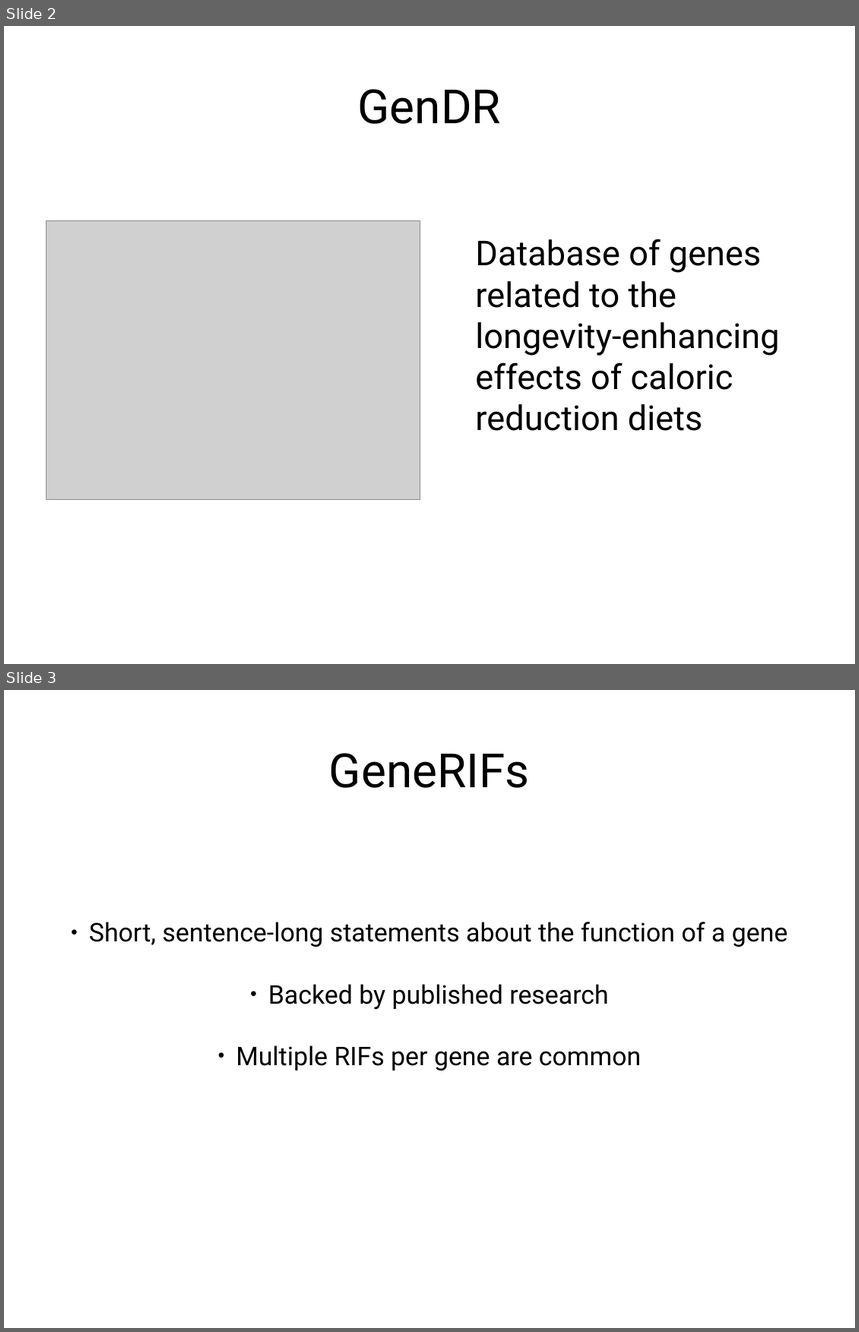
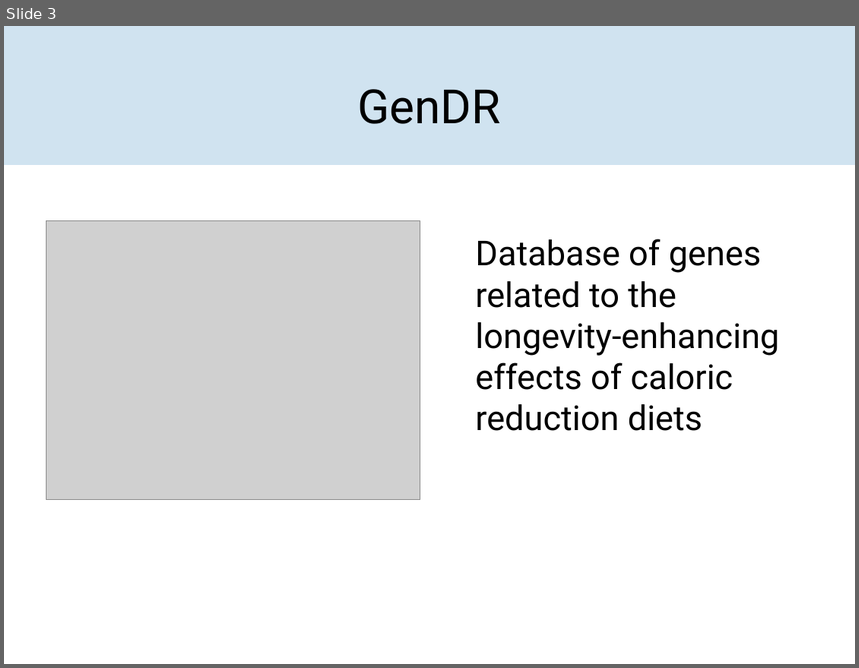
Before and after one commit to DeepwaterCreations/genDR-generif-analysis, a slide deck: presentation.odp. Shown one above the other, each under a label of ours: slides 2 and 3 before the commit, slide 3 after it. The pictures are 859x1332 and 859x668 pixels, drawn with LibreOffice and Linux fonts; fonts in the diff are those of the drawing; grey boxes stand for pictures. Boxes give left, top, right and bottom in pixels: in the first picture for what was removed or moved away, otherwise in the second. Text is boxed around its words. In the diff, an @@ line names an element or a change of style, - is before the commit and + after.

```diff
--- a/presentation.odp
+++ b/presentation.odp
@@ slide 3 removed at (x1=4, y1=690, x2=855, y2=1328), background #FFFFFF @@
@@ title removed at (x1=329, y1=753, x2=530, y2=788) @@
-GeneRIFs
@@ subtitle removed at (x1=89, y1=922, x2=788, y2=1071) @@
-● Short, sentence-long statements about the function of a gene
-● Backed by published research
-● Multiple RIFs per gene are common
@@ what was slide 2 is now slide 3 @@
@@ slide 3 changed as well @@
@@ rectangle added at (x1=4, y1=26, x2=855, y2=165), fill #D0E3F0 @@
```
Also in this commit, not shown: 6 other slides changed, 2 slides added, 3 other slides removed.
